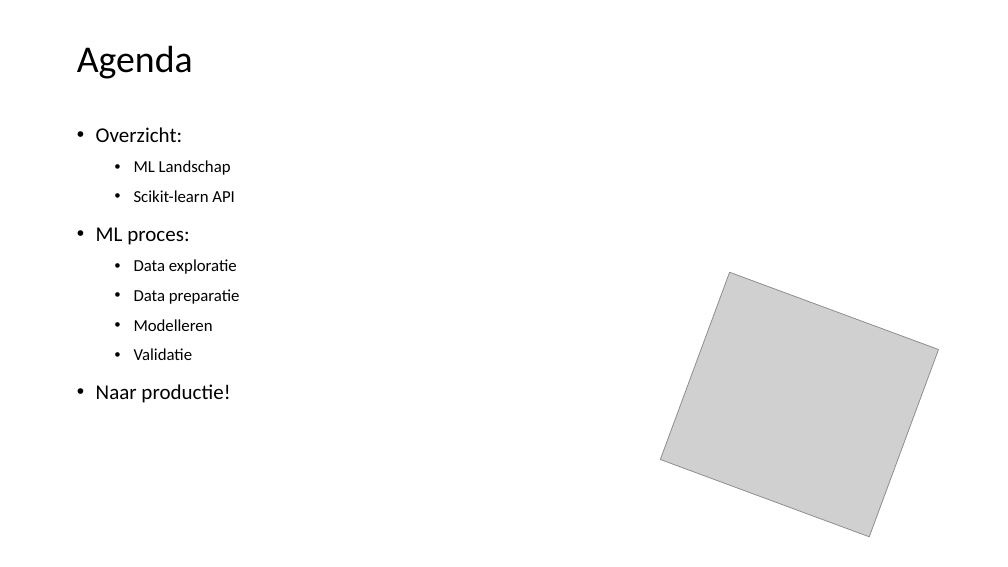
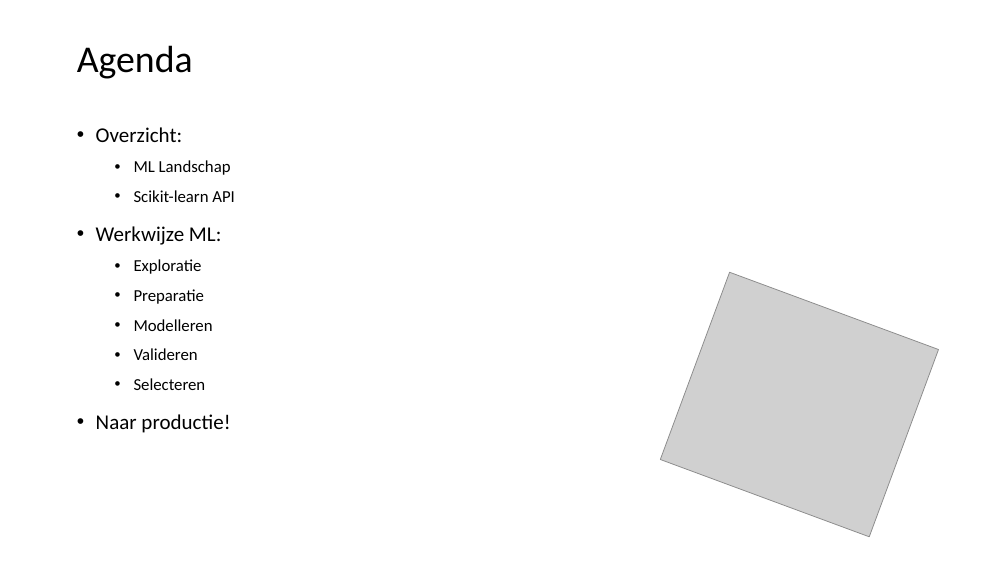
Before and after one commit to LFKoning/knowledge-sharing, a slide deck: slide 2 of python_trainees/4_scikit_learn/python_traineeship_4.pptx. Drawn at 1008x567 pixels with LibreOffice and Linux fonts; fonts in the diff are those of the drawing; grey boxes stand for pictures. Boxes give left, top, right and bottom in pixels: in the first picture for what was removed or moved away, otherwise in the second. Text is boxed around its words. In the diff, an @@ line names an element or a change of style, - is before the commit and + after.

```diff
--- a/python_trainees/4_scikit_learn/python_traineeship_4.pptx
+++ b/python_trainees/4_scikit_learn/python_traineeship_4.pptx
@@ text at (x1=96, y1=226, x2=221, y2=304): text changed @@
-• ML proces:
-  • Data exploratie
-  • Data preparatie
+• Werkwijze ML:
+  • Exploratie
+  • Preparatie
@@ text at (x1=134, y1=348, x2=206, y2=390): text changed @@
-  • Validatie
+  • Valideren
+  • Selecteren
```
Also in this commit, not shown: 13 other slides changed, 4 slides added, 1 slide removed, 8 other files.
